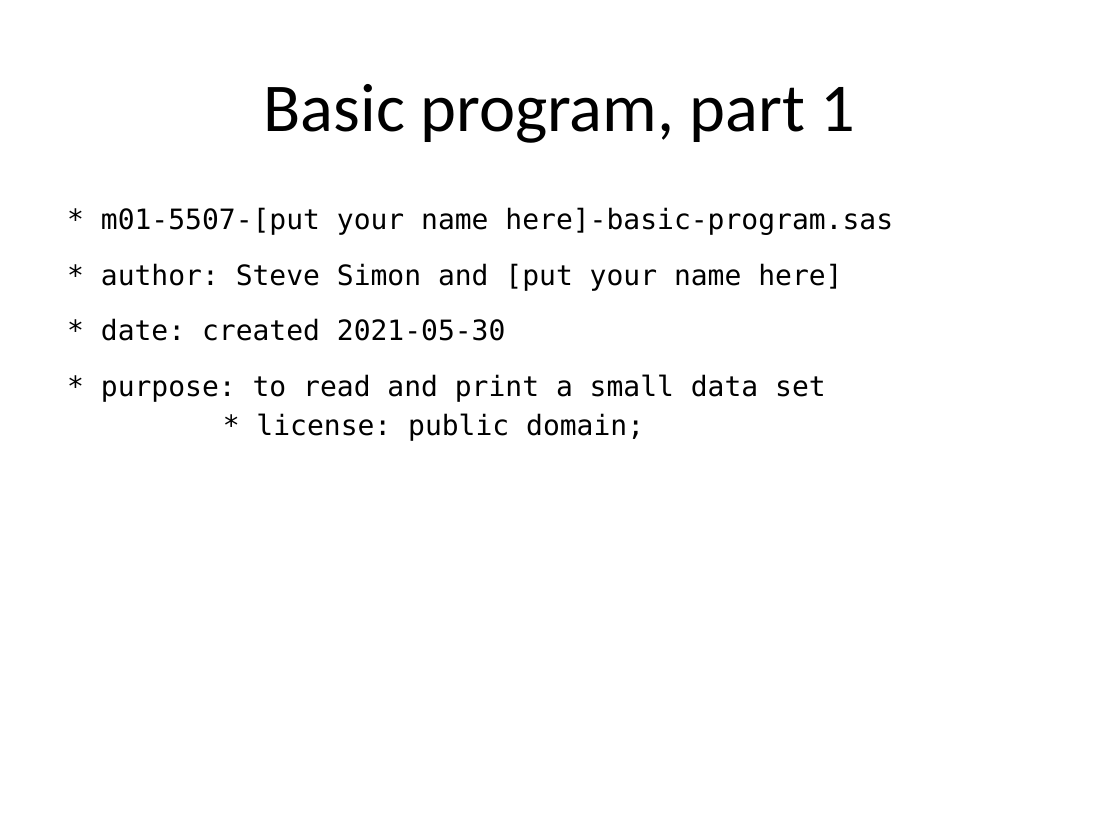
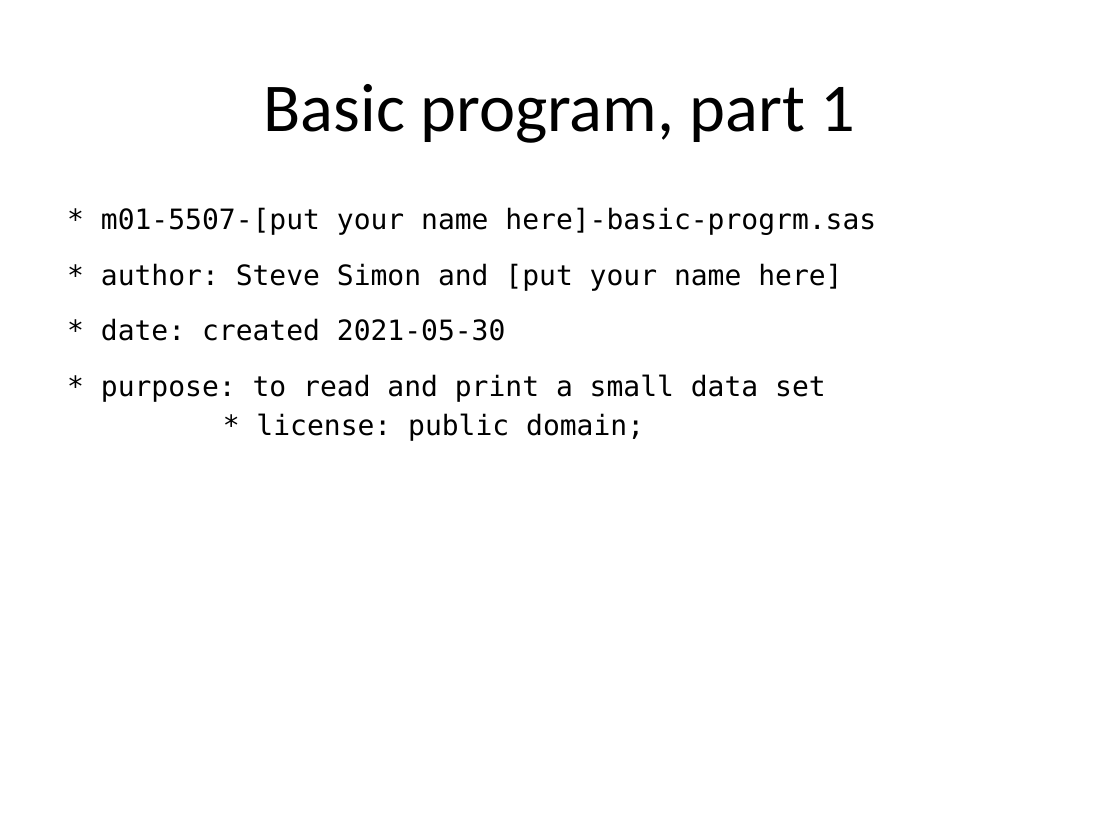
Before and after one commit to pmean/introduction-to-SAS, a slide deck: slide 2 of results/m01-basic-program.pptx. Drawn at 1120x840 pixels with LibreOffice and Linux fonts; fonts in the diff are those of the drawing. Boxes give left, top, right and bottom in pixels: in the first picture for what was removed or moved away, otherwise in the second. Text is boxed around its words. In the diff, an @@ line names an element or a change of style, - is before the commit and + after.

```diff
--- a/results/m01-basic-program.pptx
+++ b/results/m01-basic-program.pptx
@@ text at (x1=101, y1=207, x2=876, y2=441): text changed @@
-* m01-5507-[put your name here]-basic-program.sas
-* author: Steve Simon and [put your name here]
-* date: created 2021-05-30
-* purpose: to read and print a small data set
-* license: public domain;
+* m01-5507-[put your name here]-basic-progrm.sas
+* author: Steve Simon and [put your name here]
+* date: created 2021-05-30
+* purpose: to read and print a small data set
+* license: public domain;
```
Also in this commit, not shown: 1 other slide changed, 4 slides added, 7 other files.
